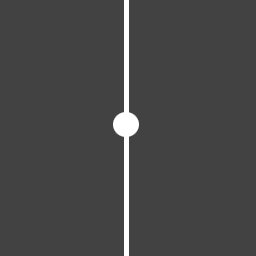
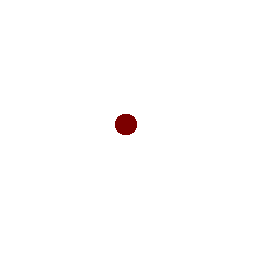
The second 256 × 256 image is a revision of the first. Changes to its layers:
added layer "Layer #1" above "Layer" over [115, 114, 137, 135]
hid "Layer" over [113, 0, 139, 256]
hid "Background", painted on it over [0, 0, 256, 256]
